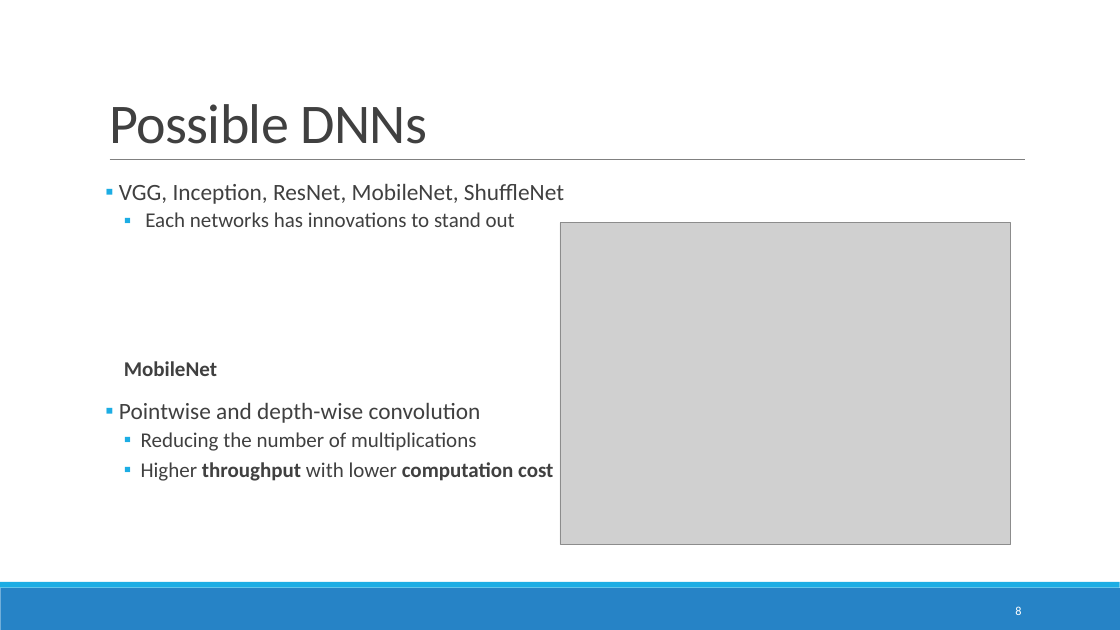
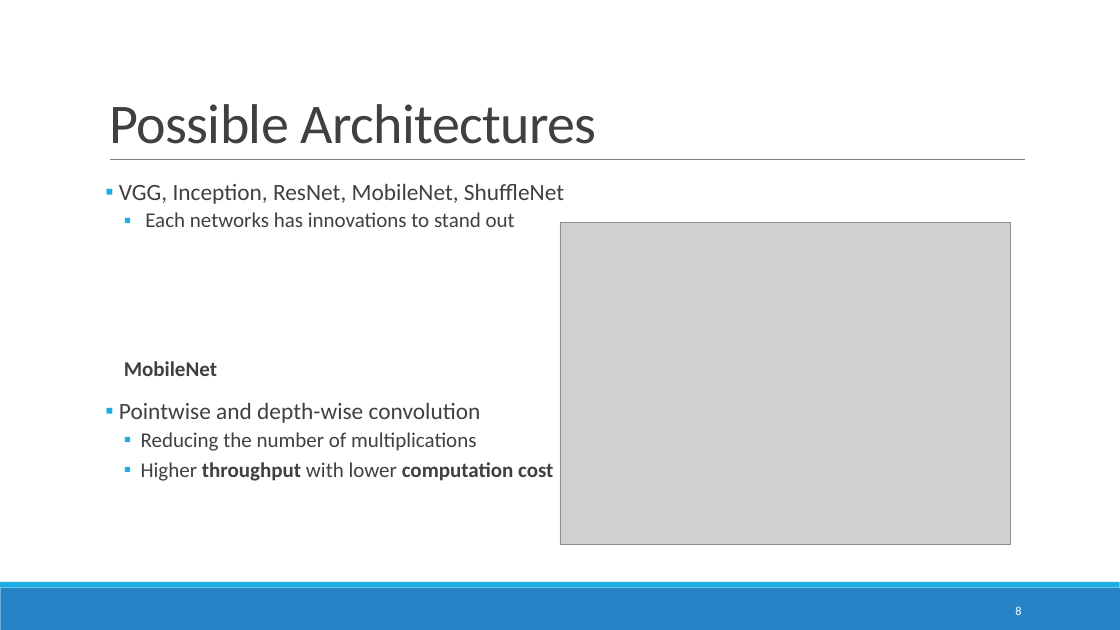
Before and after one commit to ITU-AI-ML-in-5G-Challenge/ITU-ML5G-PS-007-Aaronica, a slide deck: slide 8 of Presentation/GrandFinale.pptx. Drawn at 1120x630 pixels with LibreOffice and Linux fonts; fonts in the diff are those of the drawing; grey boxes stand for pictures. Boxes give left, top, right and bottom in pixels: in the first picture for what was removed or moved away, otherwise in the second. Text is boxed around its words. In the diff, an @@ line names an element or a change of style, - is before the commit and + after.

```diff
--- a/Presentation/GrandFinale.pptx
+++ b/Presentation/GrandFinale.pptx
@@ title at <box>109,104,597,144</box>: text changed @@
-Possible DNNs
+Possible Architectures
```
Also in this commit, not shown: 12 other slides changed, 2 other files.
